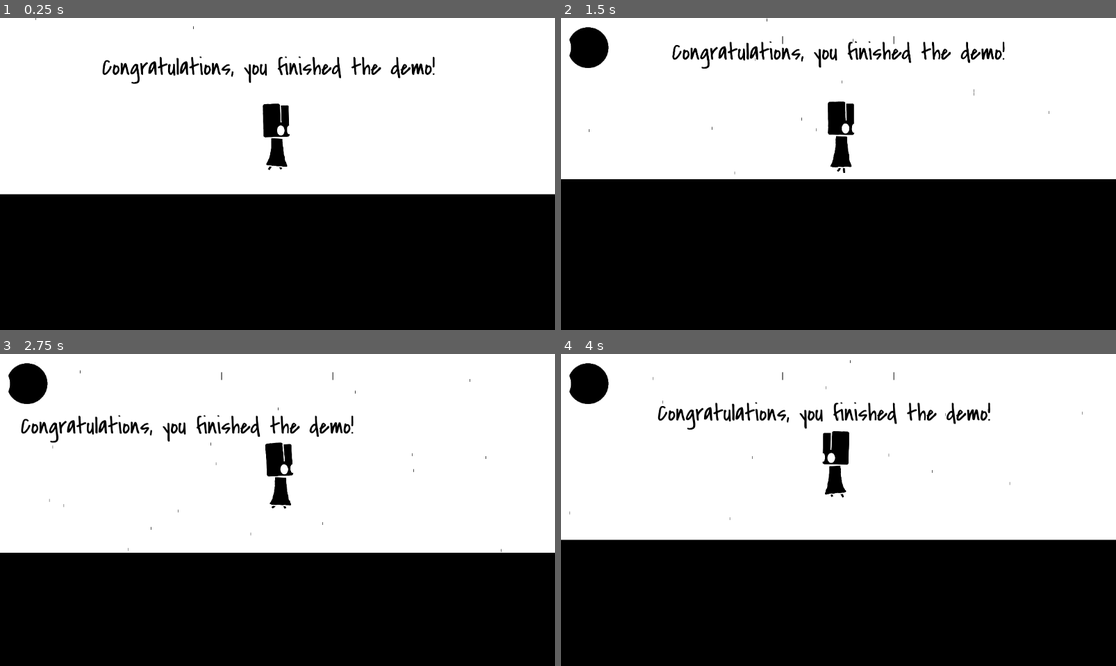
Above: before the commit, frames 1-4 (two rows, left to right).
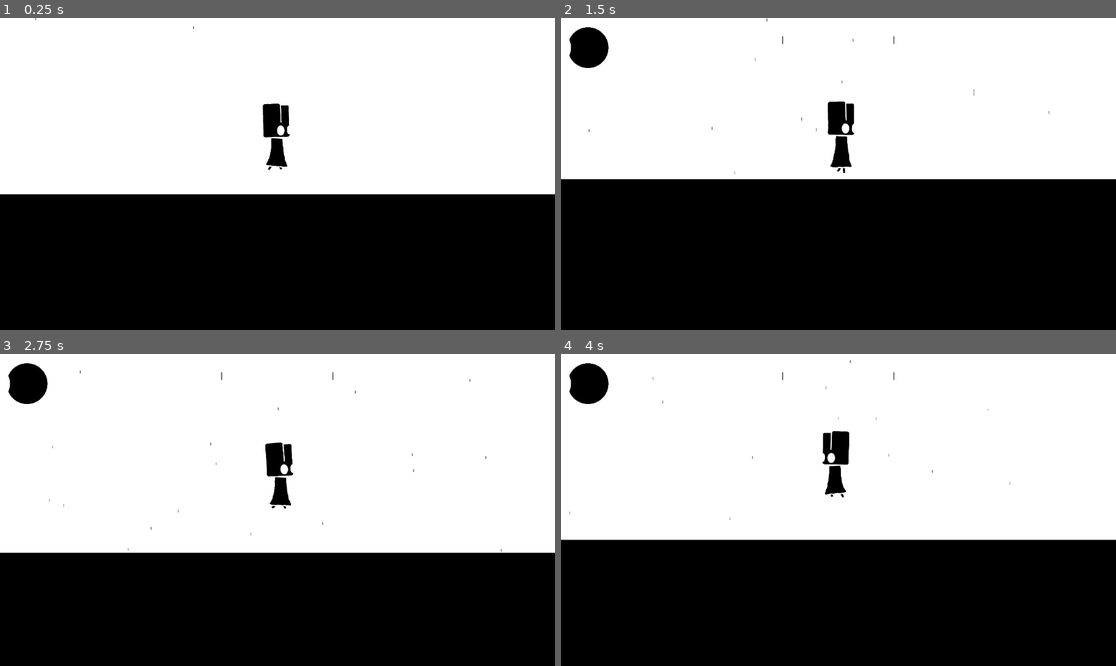
Above: after the commit, the same moments.

Repository: a-fun-gi/contrast
Game: Godot game, scene res://scenes/ending.tscn
Two runs of this game, one before a commit and one after it. Both use one fixed random seed, a clock stepped at 60 frames per second and the inputs below. This scene is started directly instead of the project's main scene.
Inputs:
- Up to frame 1 (0.25 s): no input
- Up to frame 2 (1.5 s): click "Play" at 0.5 s; tap Enter (ui_accept) at 1.25 s; hold D (player_right) from 1.28 s (still down)
- Up to frame 3 (2.75 s): keep holding D (player_right); tap W (player_jump) at 1.52, 2.27 s
- Up to frame 4 (4 s): release D (player_right) at 2.78 s; hold A (player_left) from 2.78 s (still down); tap W (player_jump) at 3.77 s

The runs differ from the first frame. In frame 1, 1.3% of the frame differs, in the area x 18-79%, y 12-22%; in frame 2, 1.3%; in frame 3, 1.3%; in frame 4, 1.3%, in the area x 17-94%, y 15-25%.
Error in both runs: Attempt to call function 'change_health' in base 'null instance' on a null instance. (res://scenes/player_2.gd:34)

Commit message:
Update main_theme.tres

Diff:
--- a/godot/main_theme.tres
+++ b/godot/main_theme.tres
@@ -1,6 +1,7 @@
 [gd_resource type="Theme" format=3 uid="uid://b4p5w0o62fmet"]
 
 [ext_resource type="FontFile" uid="uid://dimexahc4xkr8" path="res://assets/fonts/CoveredByYourGrace-Regular.ttf" id="1_470mv"]
+[ext_resource type="StyleBox" uid="uid://coyjjq37rsyqs" path="res://resources/focus.tres" id="1_a2l2q"]
 
 [sub_resource type="StyleBoxFlat" id="StyleBoxFlat_fe2o3"]
 content_margin_left = 4.0
@@ -47,6 +48,10 @@
 Button/colors/font_hover_color = Color(0.5971761, 0.59717613, 0.597176, 1)
 Button/constants/outline_size = 2
 Button/font_sizes/font_size = 40
+Button/styles/focus = ExtResource("1_a2l2q")
+CheckButton/colors/button_checked_color = Color(1, 1, 1, 1)
+CheckButton/colors/button_unchecked_color = Color(1, 1, 1, 1)
+CheckButton/styles/focus = ExtResource("1_a2l2q")
 Label/colors/font_color = Color(0, 0, 0, 1)
 Label/colors/font_outline_color = Color(0, 0, 0, 1)
 Label/colors/font_shadow_color = Color(0, 0, 0, 0)
Not shown: 2 places in godot/main_theme.tres that only renumber resources
